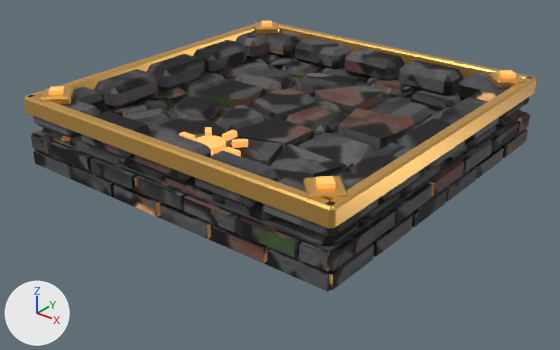
The glTF model assets/noir/plates/plate_3_svarog.glb, before and after one commit.
Rendered twice from a 50 mm lens placed at (2.5, -3.2, 1.83), pointed at (0.03, -0.11, -0.08). The axes (+X, +Y, +Z) are drawn at lower left. The lights are the same throughout. The picture after the commit comes second. Vertices at exactly the same position are counted once.

Objects in the first picture: 'plate_3_svarog'.
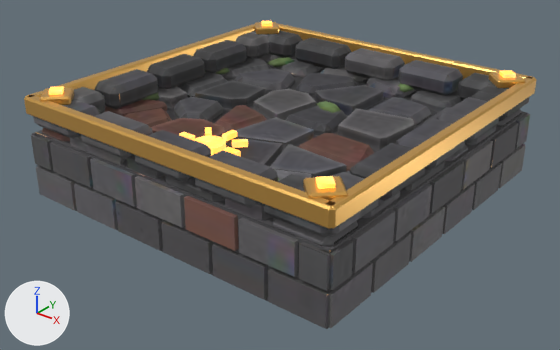
The newer file is also turned or shifted as a whole; pictures and numbers use the older file's frame.

Patch to the scene script:
```diff
--- a/assets/noir/plates/plate_3_svarog.glb.py
+++ b/assets/noir/plates/plate_3_svarog.glb.py
@@ mat_plate_3_svarog_paint @@
 n0 = _N.new('ShaderNodeBsdfPrincipled'); n0.name = 'Principled BSDF'
 n0.inputs[2].default_value = 0.78  # 'Roughness'
+n0.inputs[28].default_value = 1.6  # 'Emission Strength'
 n1 = _N.new('ShaderNodeOutputMaterial'); n1.name = 'Material Output'
 n2 = _N.new('ShaderNodeTexImage'); n2.name = 'Image Texture'
-n2.image = img_plate_3_svarog_paint
+n2.image = img_plate_3_svarog_emit
+n3 = _N.new('ShaderNodeTexImage'); n3.name = 'Image Texture.001'
+n3.image = img_plate_3_svarog_paint
 _L.new(n0.outputs[0], n1.inputs[0])  # 'BSDF' to 'Surface'
-_L.new(n2.outputs[0], n0.inputs[0])  # 'Color' to 'Base Color'
+_L.new(n2.outputs[0], n0.inputs[27])  # 'Color' to 'Emission Color'
+_L.new(n3.outputs[0], n0.inputs[0])  # 'Color' to 'Base Color'
@@ me_plate_3_svarog @@
-me_plate_3_svarog.from_pydata(...)  # 2493 vertices, 4454 faces; spans x -1.01..1.01, y -1.01..1.01, z -0.1..0.34
+me_plate_3_svarog.from_pydata(...)  # 2493 vertices, 4454 faces; spans x -1.01..1.01, y -1.01..1.01, z -0.29..0.34
+# me_plate_3_svarog part 1: a new loose piece, a box spanning x -0.987..-0.679, y -1.005..-0.935, z -0.269..-0.101, in mat_plate_3_svarog_paint
+# me_plate_3_svarog part 2: a new loose piece, a box spanning x -0.654..-0.346, y -1.005..-0.935, z -0.269..-0.101, in mat_plate_3_svarog_paint
+# me_plate_3_svarog part 3: a new loose piece, a box spanning x -0.321..-0.013, y -1.005..-0.935, z -0.269..-0.101, in mat_plate_3_svarog_paint
+# me_plate_3_svarog part 4: a new loose piece, a box spanning x 0.013..0.321, y -1.005..-0.935, z -0.269..-0.101, in mat_plate_3_svarog_paint
+# me_plate_3_svarog part 5: a new loose piece, a box spanning x 0.346..0.654, y -1.005..-0.935, z -0.269..-0.101, in mat_plate_3_svarog_paint
+# me_plate_3_svarog part 6: a new loose piece, a box spanning x 0.679..0.987, y -1.005..-0.935, z -0.269..-0.101, in mat_plate_3_svarog_paint
+# me_plate_3_svarog part 7: a new loose piece, a box spanning x 0.935..1.005, y -0.987..-0.679, z -0.269..-0.101, in mat_plate_3_svarog_paint
+# me_plate_3_svarog part 8: a new loose piece, a box spanning x 0.935..1.005, y -0.654..-0.346, z -0.269..-0.101, in mat_plate_3_svarog_paint
+# me_plate_3_svarog part 9: a new loose piece, a box spanning x 0.935..1.005, y -0.321..-0.013, z -0.269..-0.101, in mat_plate_3_svarog_paint
+# me_plate_3_svarog part 10: a new loose piece, a box spanning x 0.935..1.005, y 0.013..0.321, z -0.269..-0.101, in mat_plate_3_svarog_paint
+# me_plate_3_svarog part 11: a new loose piece, a box spanning x 0.935..1.005, y 0.346..0.654, z -0.269..-0.101, in mat_plate_3_svarog_paint
+# me_plate_3_svarog part 12: a new loose piece, a box spanning x 0.935..1.005, y 0.679..0.987, z -0.269..-0.101, in mat_plate_3_svarog_paint
+# me_plate_3_svarog part 13: 16 loose pieces with 128 vertices, spanning x -1.0..1.0, y -1.0..1.0, z -0.08..-0.01, are deleted
+# me_plate_3_svarog part 14: 88 vertices moved from x -1.0..1.0, y -1.0..1.0, z -0.1..0.11 to x -1.0..1.0, y -1.0..1.0, z -0.29..0.11; 85 vertices removed from x -1.0..1.0, y -1.0..1.0, z -0.08..0.1; 21 vertices added at x -1.0..1.0, y -1.0..1.0, z -0.08..0.11
+# me_plate_3_svarog part 15: 3525 kept faces spanning x -1.01..1.01, y -1.01..1.01, z -0.29..0.34 get new texture (UV) coordinates
+# me_plate_3_svarog part 16: 204 faces spanning x -0.93..0.93, y -0.93..0.93, z 0.16..0.34 switch from mat_glow_svarog (orange #ffa250, glowing orange #ed964a) to mat_plate_3_svarog_paint
+# other edits to the shape of me_plate_3_svarog do not show in these pictures
 me_plate_3_svarog.materials.append(mat_gold)
```

Where the change shows, as pixel boxes (x1, y1, x2, y2) in the pictures (560 x 350 px; the box of a moved part takes in the faces that stretch with it):
'plate_3_svarog', surface changed, reshaped (14% taller): before (24, 21, 536, 292); after (24, 21, 536, 329)
part 1 of me_plate_3_svarog, added: after (36, 166, 77, 210)
part 2 of me_plate_3_svarog, added: after (74, 182, 118, 229)
part 3 of me_plate_3_svarog, added: after (115, 201, 163, 251)
part 4 of me_plate_3_svarog, added: after (161, 221, 213, 274)
part 5 of me_plate_3_svarog, added: after (212, 243, 268, 300)
part 6 of me_plate_3_svarog, added: after (268, 268, 333, 328)
part 7 of me_plate_3_svarog, added: after (319, 262, 373, 328)
part 8 of me_plate_3_svarog, added: after (371, 233, 411, 293)
part 9 of me_plate_3_svarog, added: after (409, 206, 445, 262)
part 10 of me_plate_3_svarog, added: after (442, 183, 475, 234)
part 11 of me_plate_3_svarog, added: after (472, 163, 502, 210)
part 12 of me_plate_3_svarog, added: after (498, 144, 526, 188)
part 13 of me_plate_3_svarog, deleted: before (72, 147, 504, 263)
part 14 of me_plate_3_svarog, moved or reshaped: before (31, 110, 530, 292); after (31, 110, 526, 329)
part 15 of me_plate_3_svarog, surface changed: before (31, 21, 530, 292); after (31, 21, 530, 329)
part 16 of me_plate_3_svarog, recoloured: (48, 21, 516, 189) in both
